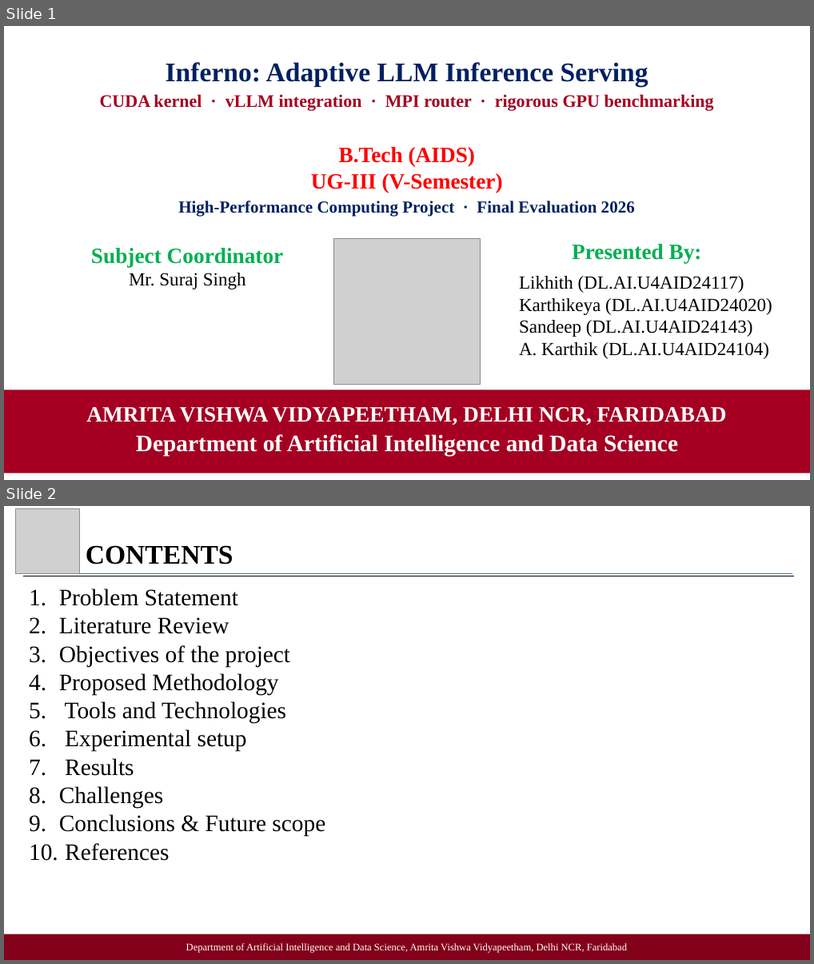
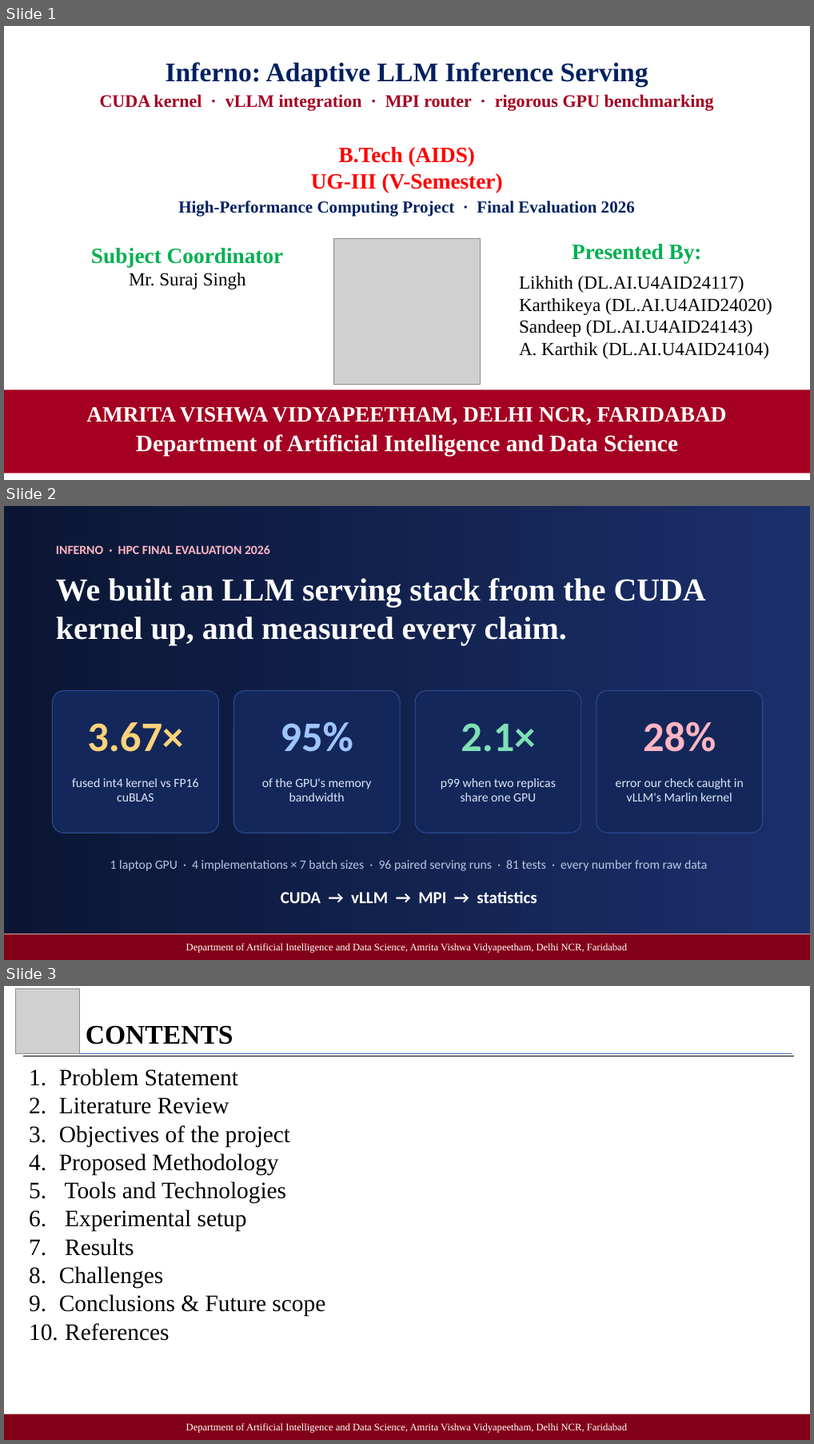
Before and after one commit to Likhith1807/Inferno-Adaptive-LLM-Inference-Serving, a slide deck: docs/Inferno_Final_Presentation_2026.pptx. Shown one above the other, each under a label of ours: slides 1 and 2 before the commit, slides 1, 2 and 3 after it. The pictures are 814x964 and 814x1444 pixels, drawn with LibreOffice and Linux fonts; fonts in the diff are those of the drawing; grey boxes stand for pictures. Boxes give left, top, right and bottom in pixels: in the first picture for what was removed or moved away, otherwise in the second. Text is boxed around its words. In the diff, an @@ line names an element or a change of style, - is before the commit and + after.

```diff
--- a/docs/Inferno_Final_Presentation_2026.pptx
+++ b/docs/Inferno_Final_Presentation_2026.pptx
@@ slide 2 added at <box>4,506,810,960</box>, background #FFFFFF @@
@@ rectangle added at <box>4,506,810,933</box>, fill gradient #0A1633 to #1B2F6B @@
@@ picture added at <box>15,509,80,573</box> @@
@@ text added at <box>56,545,270,554</box>, 15 pt, text #FFB4C2, bold @@
+INFERNO · HPC FINAL EVALUATION 2026
@@ line added from (22, 573) to (793, 573), #4472C4 0.5 pt @@
@@ line added from (22, 576) to (794, 576), #000000 1 pt @@
@@ text added at <box>56,578,706,645</box>, 38 pt, text #FFFFFF, bold @@
+We built an LLM serving stack from the CUDA kernel up, and measured every claim.
@@ rounded rectangle added at <box>52,691,218,832</box>, fill #13275A, outline #2E4A8F 1 pt @@
@@ rounded rectangle added at <box>234,691,400,832</box>, fill #13275A, outline #2E4A8F 1 pt @@
@@ rounded rectangle added at <box>415,691,582,832</box>, fill #13275A, outline #2E4A8F 1 pt @@
@@ rounded rectangle added at <box>597,691,763,832</box>, fill #13275A, outline #2E4A8F 1 pt @@
@@ text added at <box>643,721,716,752</box>, 50 pt, text #FFB4C2, bold @@
+28%
@@ text added at <box>87,722,183,752</box>, 50 pt, text #FFD27A, bold @@
+3.67×
@@ text added at <box>280,722,353,752</box>, 50 pt, text #9EC5FF, bold @@
+95%
@@ text added at <box>461,723,535,752</box>, 50 pt, text #7EE0B5, bold @@
+2.1×
@@ text added at <box>72,778,198,801</box>, 15 pt, text #DCE6F7 @@
+fused int4 kernel vs FP16 cuBLAS
@@ text added at <box>262,778,372,801</box>, 15 pt, text #DCE6F7 @@
+of the GPU's memory bandwidth
@@ text added at <box>441,778,556,801</box>, 15 pt, text #DCE6F7 @@
+p99 when two replicas share one GPU
@@ text added at <box>616,778,744,801</box>, 15 pt, text #DCE6F7 @@
+error our check caught in vLLM's Marlin kernel
@@ text added at <box>110,860,707,871</box>, 15 pt, text #B9C7E4 @@
+1 laptop GPU · 4 implementations × 7 batch sizes · 96 paired serving runs · 81 tests · every number from raw data
@@ text added at <box>281,891,537,903</box>, 20 pt, text #FFFFFF, bold @@
+CUDA → vLLM → MPI → statistics
@@ rectangle added at <box>4,934,810,960</box>, fill #820019, 12 pt, text #FFFFFF @@
+Department of Artificial Intelligence and Data Science, Amrita Vishwa Vidyapeetham, Delhi NCR, Faridabad
@@ page number added at <box>744,933,749,945</box>, 12 pt, text #8C8C8C @@
+2
@@ what was slide 2 is now slide 3 @@
```
Also in this commit, not shown: 5 other slides added, 1 other file.
